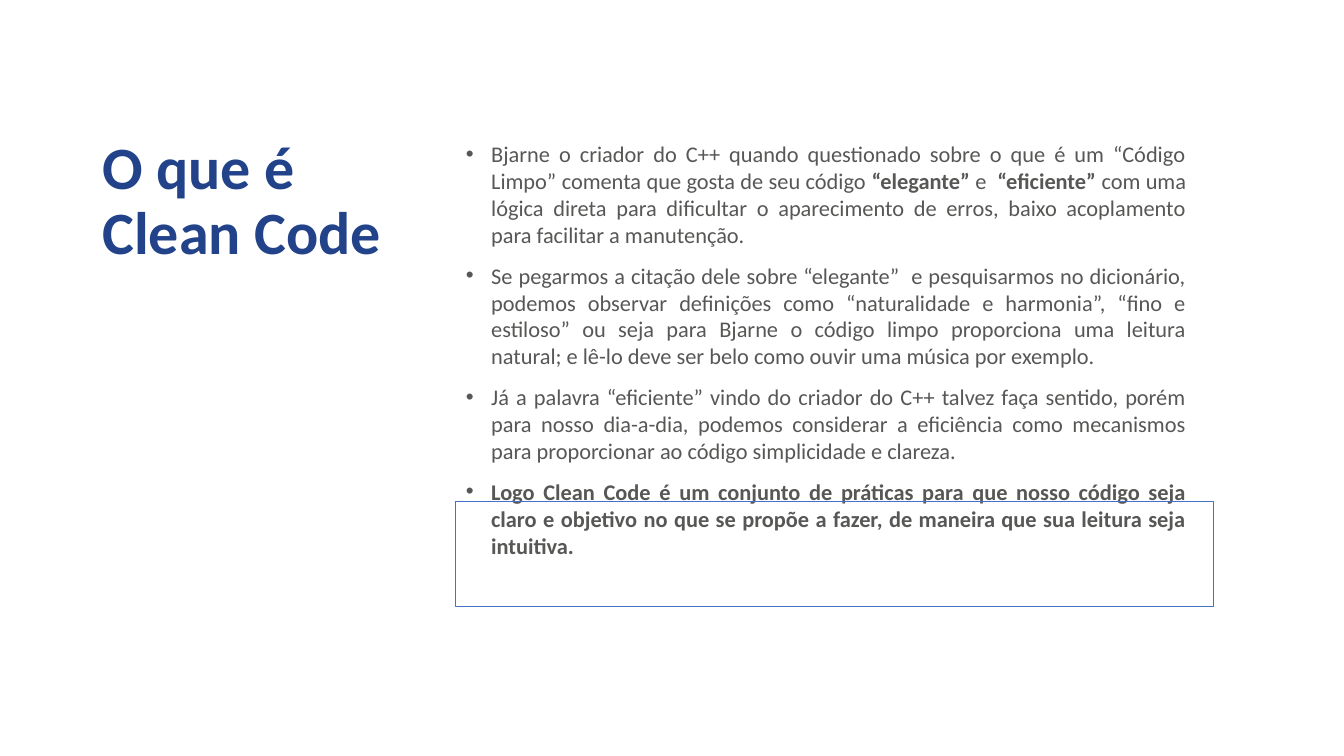
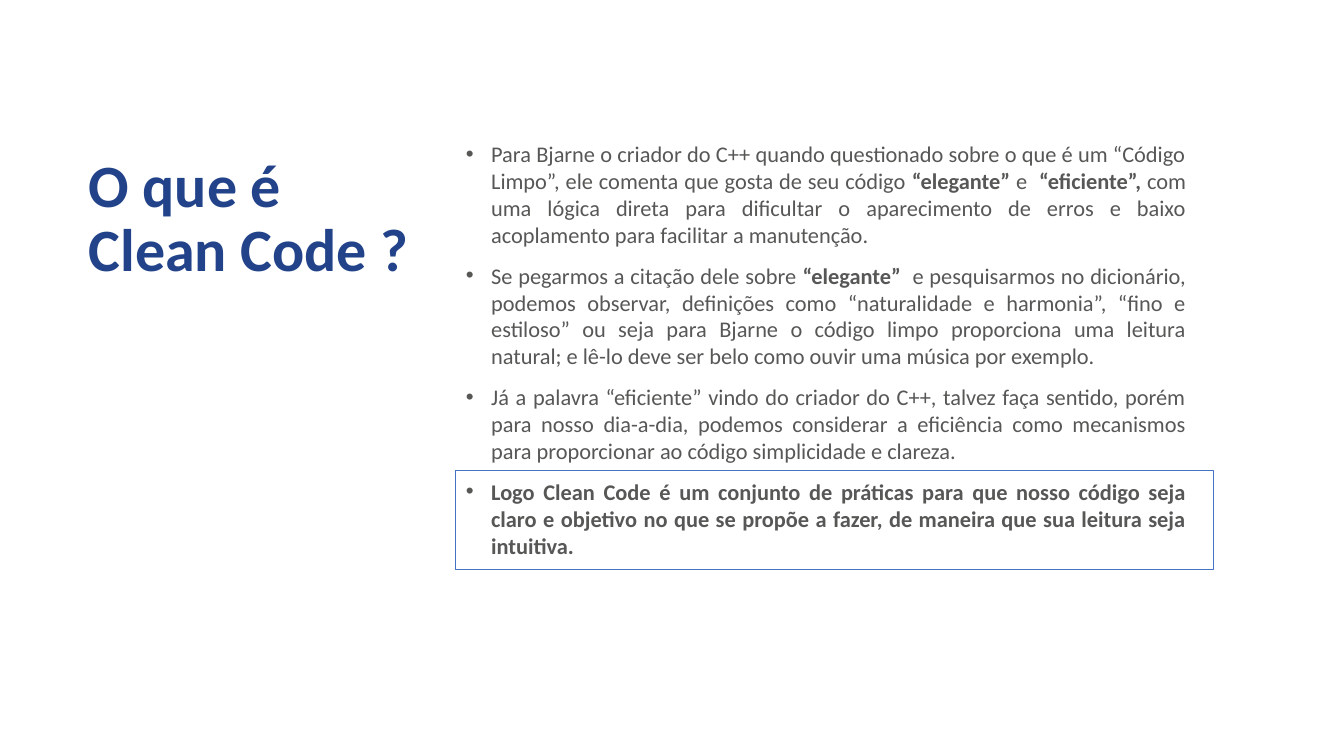
Before and after one commit to jcmdsbr/five-workshop-real-apps, a slide deck: slide 5 of docs/treinamento-estagiarios-five.pptx. Drawn at 1344x756 pixels with LibreOffice and Linux fonts; fonts in the diff are those of the drawing; background and template pictures are left out. Boxes give left, top, right and bottom in pixels: in the first picture for what was removed or moved away, otherwise in the second. Text is boxed around its words. In the diff, an @@ line names an element or a change of style, - is before the commit and + after.

```diff
--- a/docs/treinamento-estagiarios-five.pptx
+++ b/docs/treinamento-estagiarios-five.pptx
@@ text "O que é": place and size @@
-text "O que é" at (102,147,380,255)
+text "O que é" at (89,165,367,272)
@@ text at (491,146,1186,463): text changed @@
-• Bjarne o criador do C++ quando questionado sobre o que é um “Código Limpo” comenta que gosta de seu código “elegante” e “eficiente” com uma lógica direta para dificultar o aparecimento de erros, baixo acoplamento para facilitar a manutenção.
-• Se pegarmos a citação dele sobre “elegante” e pesquisarmos no dicionário, podemos observar definições como “naturalidade e harmonia”, “fino e estiloso” ou seja para Bjarne o código limpo proporciona uma leitura natural; e lê-lo deve ser belo como ouvir uma música por exemplo.
-• Já a palavra “eficiente” vindo do criador do C++ talvez faça sentido, porém para nosso dia-a-dia, podemos considerar a eficiência como mecanismos para proporcionar ao código simplicidade e clareza.
+• Para Bjarne o criador do C++ quando questionado sobre o que é um “Código Limpo”, ele comenta que gosta de seu código “elegante” e “eficiente”, com uma lógica direta para dificultar o aparecimento de erros e baixo acoplamento para facilitar a manutenção.
+• Se pegarmos a citação dele sobre “elegante” e pesquisarmos no dicionário, podemos observar, definições como “naturalidade e harmonia”, “fino e estiloso” ou seja para Bjarne o código limpo proporciona uma leitura natural; e lê-lo deve ser belo como ouvir uma música por exemplo.
+• Já a palavra “eficiente” vindo do criador do C++, talvez faça sentido, porém para nosso dia-a-dia, podemos considerar a eficiência como mecanismos para proporcionar ao código simplicidade e clareza.
@@ text at (89,229,367,272): text changed @@
-Clean Code
+Clean Code ?
@@ rectangle: place and size @@
-rectangle at (456,501,1213,607)
+rectangle at (456,471,1213,570)
```
Also in this commit, not shown: 10 other slides changed, 9 slides added, 7 slides removed, 1 other file.
